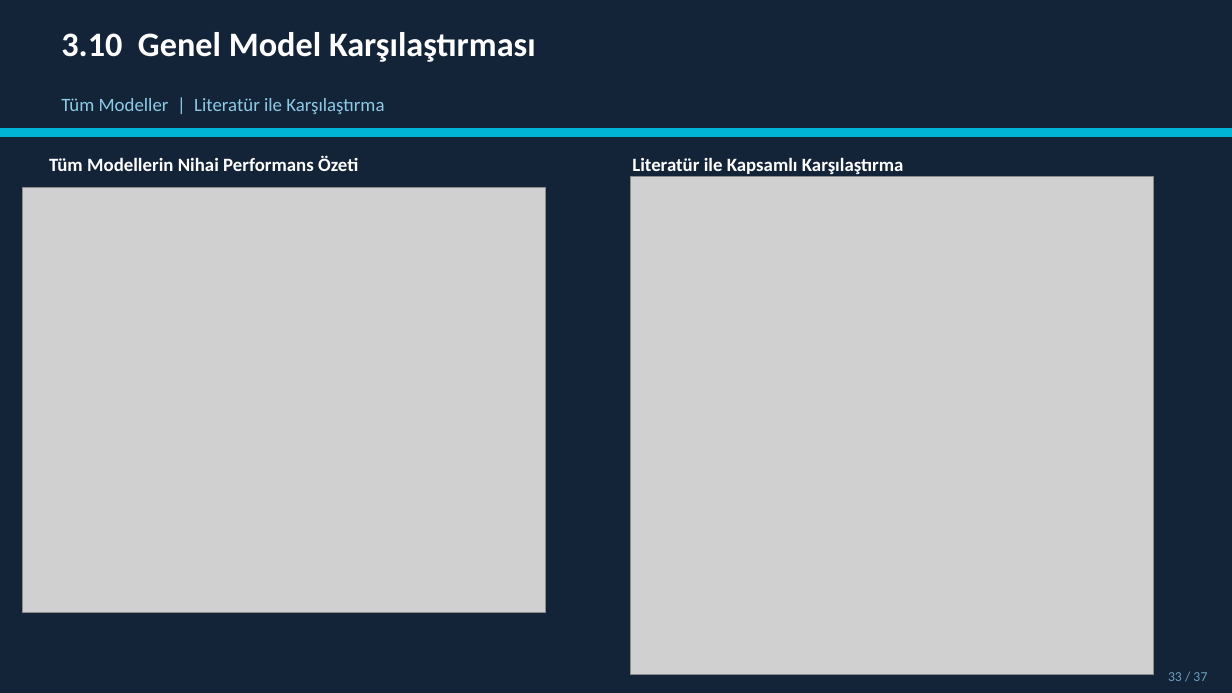
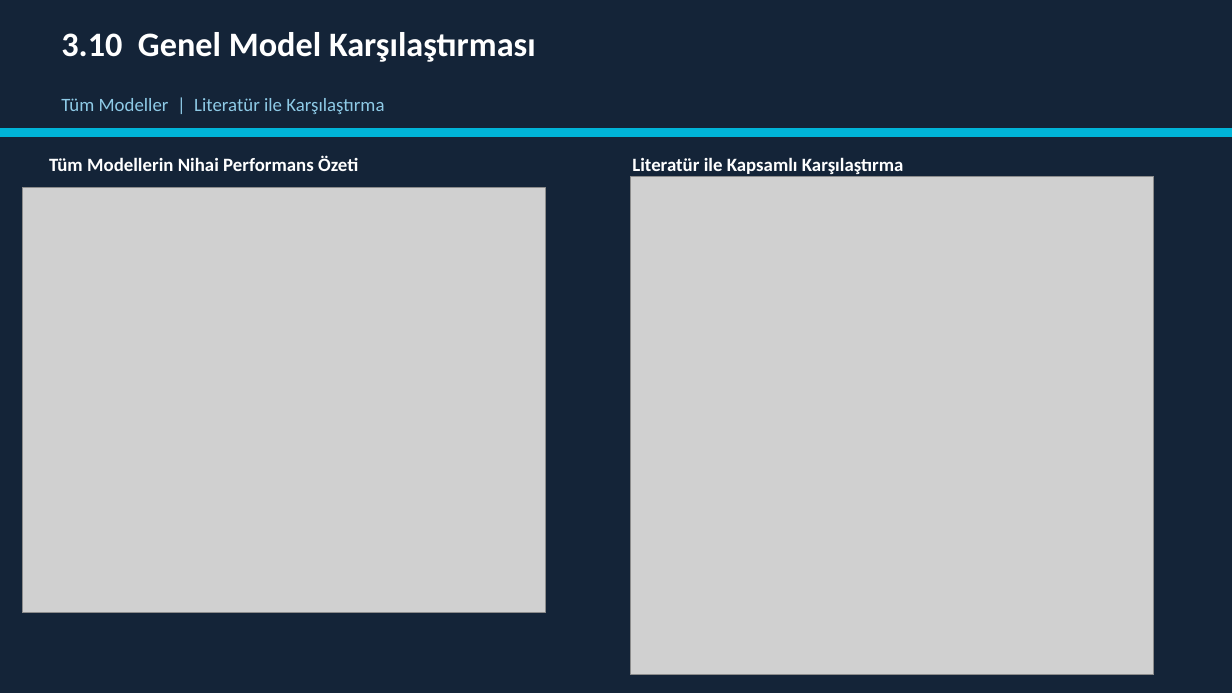
Before and after one commit to sudeaksu/MAGIC-Gamma-Telescope-Classification, a slide deck: slide 27 of 3_Presentation/MAGIC_Sunum.pptx. Drawn at 1232x693 pixels with LibreOffice and Linux fonts; fonts in the diff are those of the drawing; grey boxes stand for pictures. Boxes give left, top, right and bottom in pixels: in the first picture for what was removed or moved away, otherwise in the second. Text is boxed around its words. In the diff, an @@ line names an element or a change of style, - is before the commit and + after.

```diff
--- a/3_Presentation/MAGIC_Sunum.pptx
+++ b/3_Presentation/MAGIC_Sunum.pptx
@@ text removed at <box>1168,672,1207,681</box> @@
-33 / 37
```
Also in this commit, not shown: 2 other slides changed, 1 slide removed.
